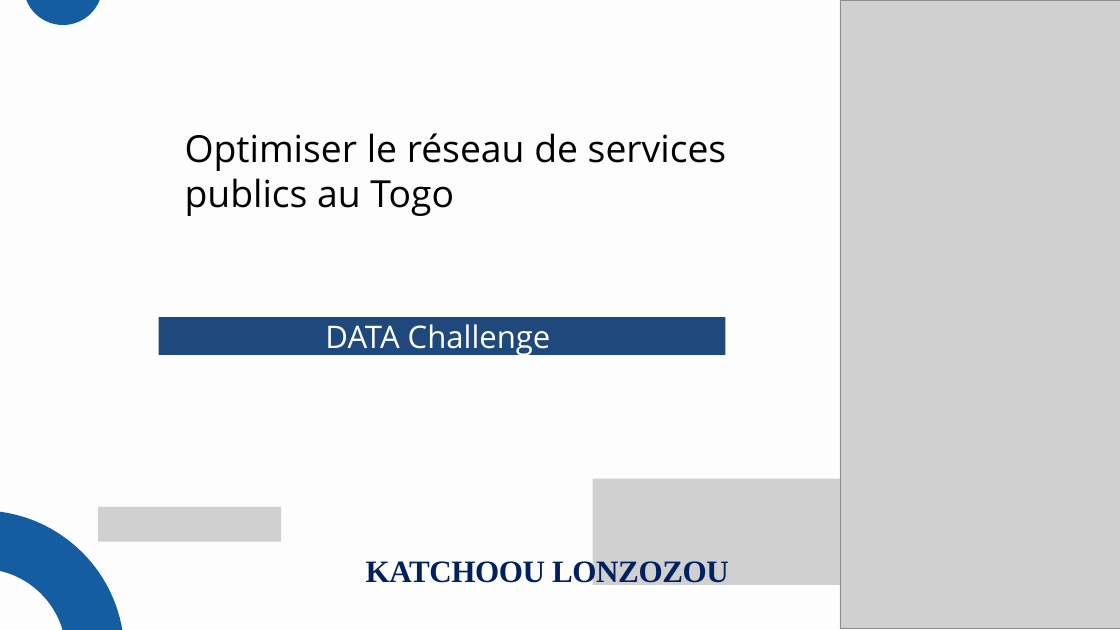
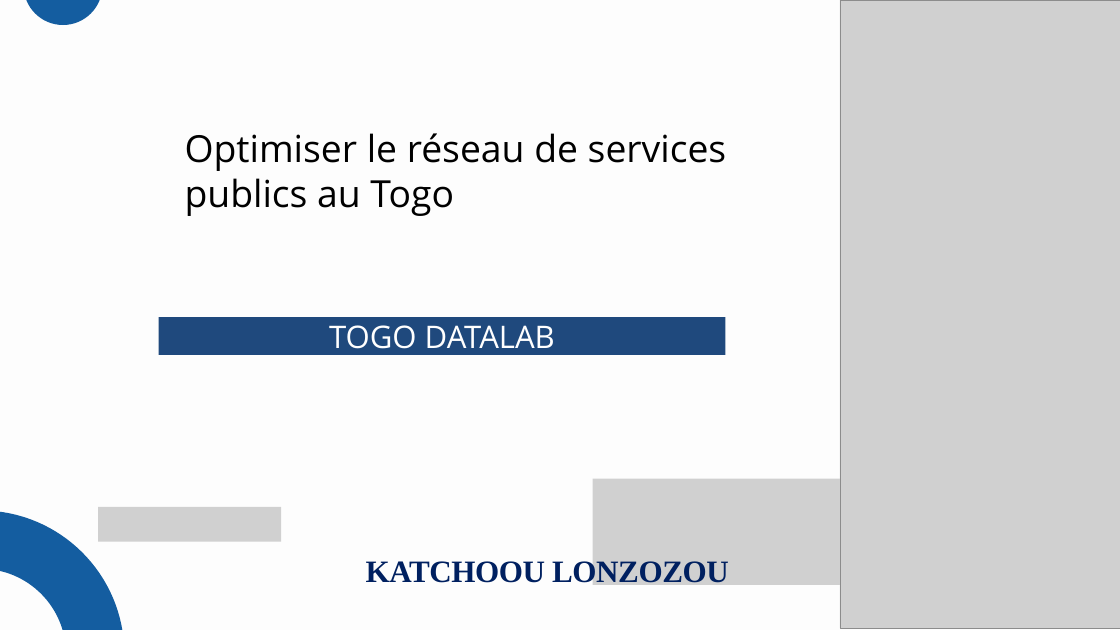
Before and after one commit to Katchoou/DATA-ANALYSTE-OPTIMISER-LE-RESEAU-DE-SERVICES-PUBLICS-, a slide deck: slide 1 of Presentation.pptx. Drawn at 1120x630 pixels with LibreOffice and Linux fonts; fonts in the diff are those of the drawing; grey boxes stand for pictures. Boxes give left, top, right and bottom in pixels: in the first picture for what was removed or moved away, otherwise in the second. Text is boxed around its words. In the diff, an @@ line names an element or a change of style, - is before the commit and + after.

Commit message:
modification du fichier Presentation : Changement de Data Challenge a TOGO DATALAB

```diff
--- a/Presentation.pptx
+++ b/Presentation.pptx
@@ text in rectangle at bbox=[329, 325, 555, 356]: text changed @@
-DATA Challenge
+TOGO DATALAB
```
